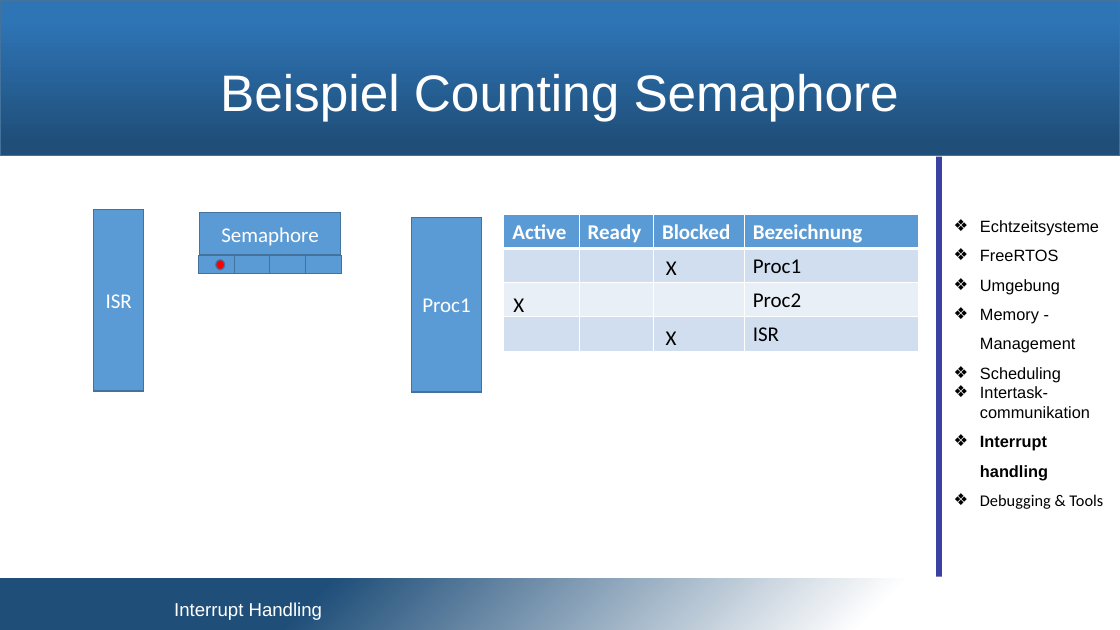
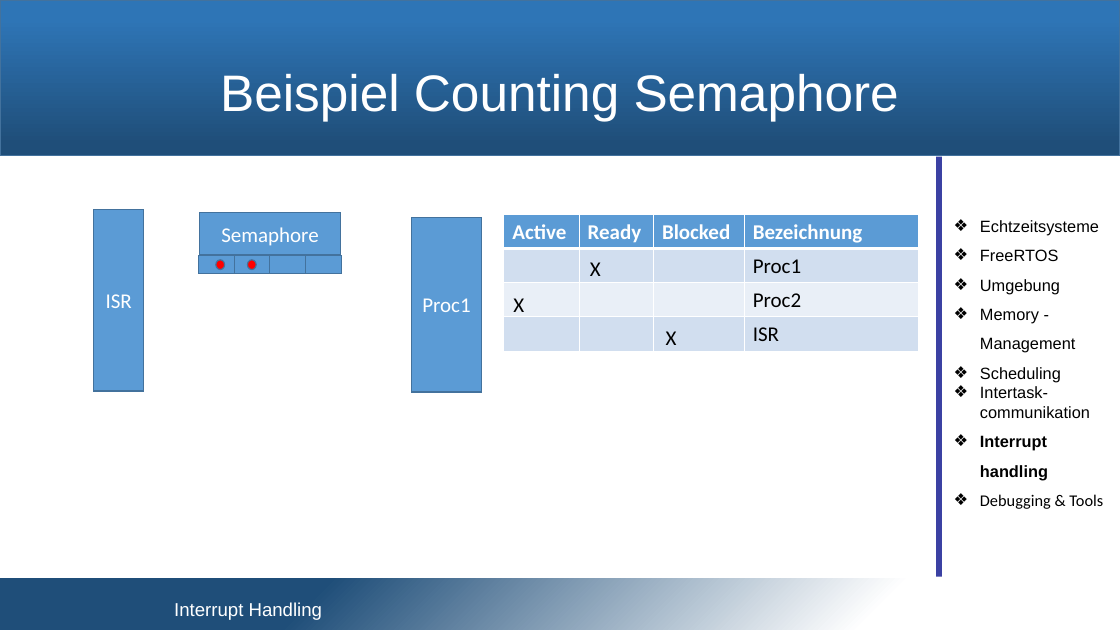
Before and after one commit to snobz/Seminar_BS_2017, a slide deck: slide 21 of Päsi/Seminar Betriebssysteme.pptx. Drawn at 1120x630 pixels with LibreOffice and Linux fonts; fonts in the diff are those of the drawing; background and template pictures are left out. Boxes give left, top, right and bottom in pixels: in the first picture for what was removed or moved away, otherwise in the second. Text is boxed around its words. In the diff, an @@ line names an element or a change of style, - is before the commit and + after.

```diff
--- a/Päsi/Seminar Betriebssysteme.pptx
+++ b/Päsi/Seminar Betriebssysteme.pptx
@@ ellipse added at box(248, 260, 256, 270), fill #FF0000, outline #43739E 1 pt @@
@@ text "X" rewrapped from box(666, 261, 677, 275) to box(590, 262, 601, 283) @@
```
